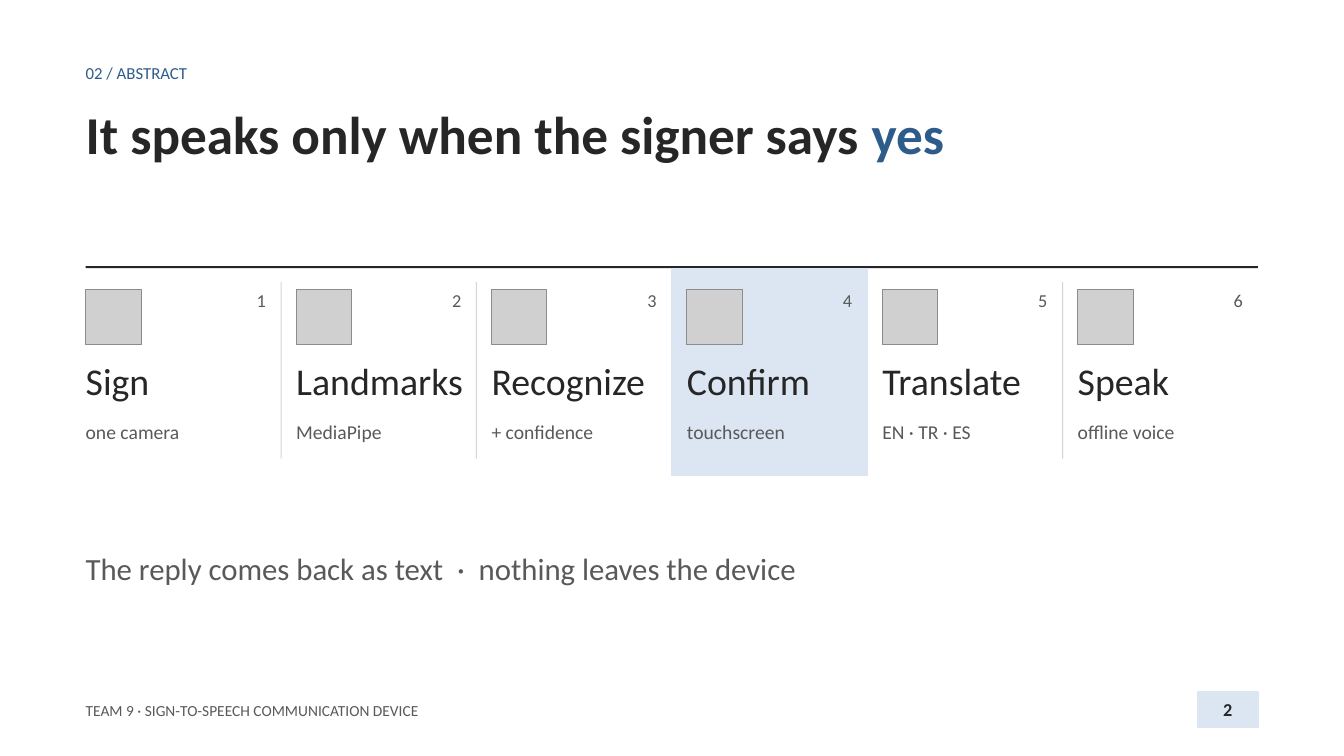
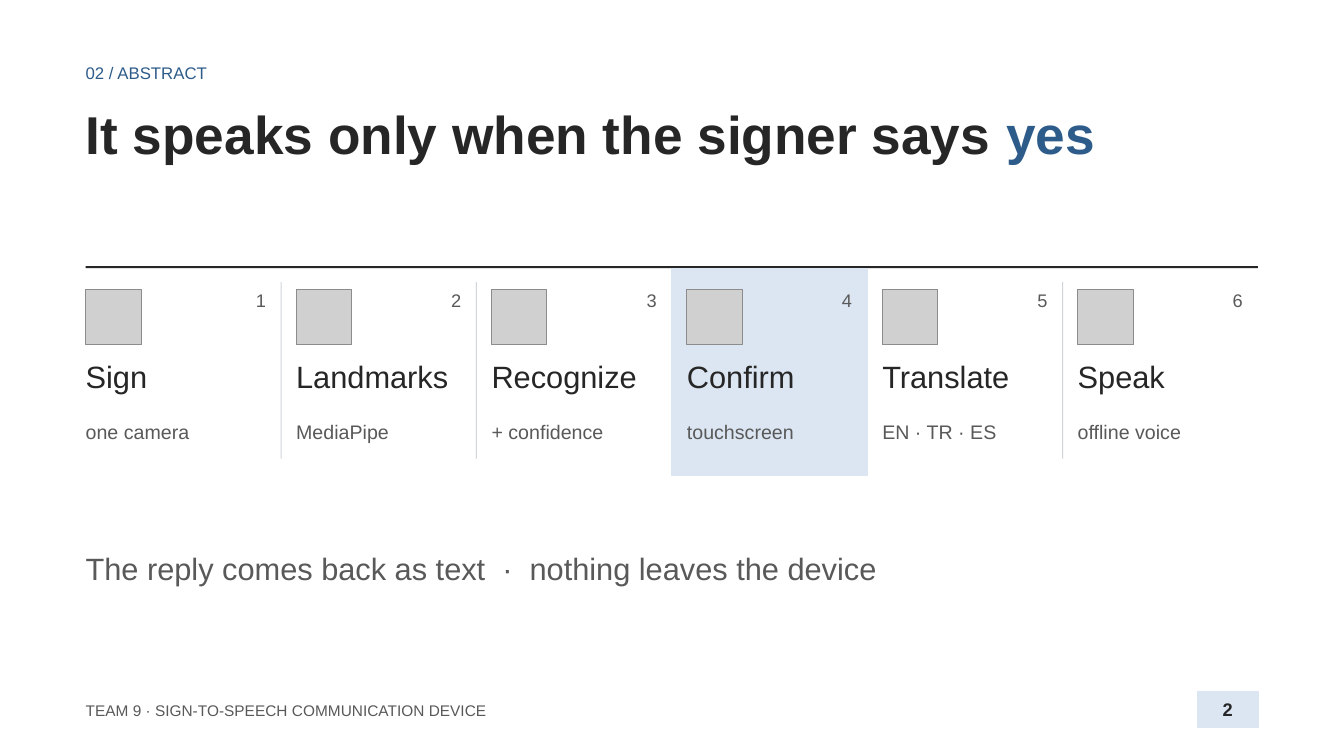
Before and after one commit to anxious956/Multilingual-Sign-to-Speech-Communication-Device, a slide deck: slide 2 of docs/presentation/Team9_Proposal_Presentation.pptx. Drawn at 1344x756 pixels with LibreOffice and Linux fonts; fonts in the diff are those of the drawing; grey boxes stand for pictures. Boxes give left, top, right and bottom in pixels: in the first picture for what was removed or moved away, otherwise in the second. Text is boxed around its words. In the diff, an @@ line names an element or a change of style, - is before the commit and + after.

```diff
--- a/docs/presentation/Team9_Proposal_Presentation.pptx
+++ b/docs/presentation/Team9_Proposal_Presentation.pptx
@@ size 27 to 22 pt, font Calibri to Arial in 6 elements at box(86, 365, 148, 394), box(296, 365, 448, 389), box(492, 365, 637, 394), box(687, 365, 795, 389), box(882, 365, 1009, 389), box(1078, 365, 1165, 394) @@
@@ font Calibri to Arial in 13 elements at box(86, 67, 206, 79), box(86, 115, 1095, 164), box(256, 294, 266, 307), box(86, 428, 189, 439), box(296, 425, 389, 443), box(508, 425, 603, 439), box(687, 425, 794, 439), box(1037, 294, 1047, 307), box(882, 425, 996, 439), box(1233, 294, 1243, 307), box(1078, 425, 1181, 439), box(86, 557, 877, 585), box(86, 705, 486, 716) @@
```
Also in this commit, not shown: 7 other slides changed, 1 other file.
